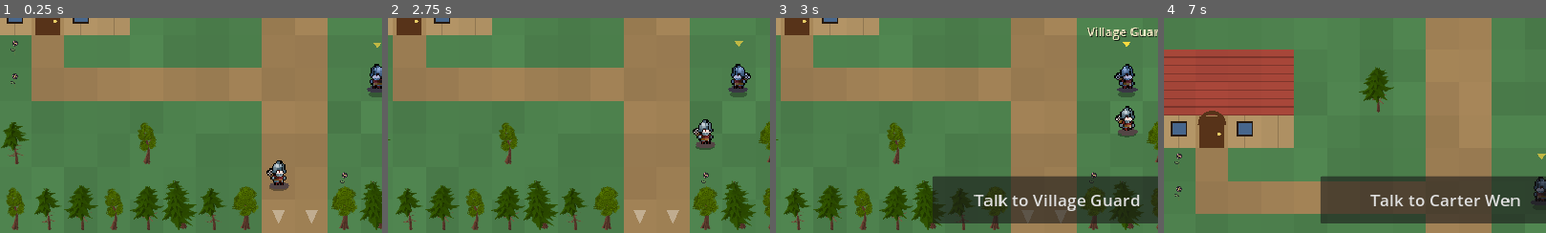
Above: before the commit, frames 1-4 (left to right).
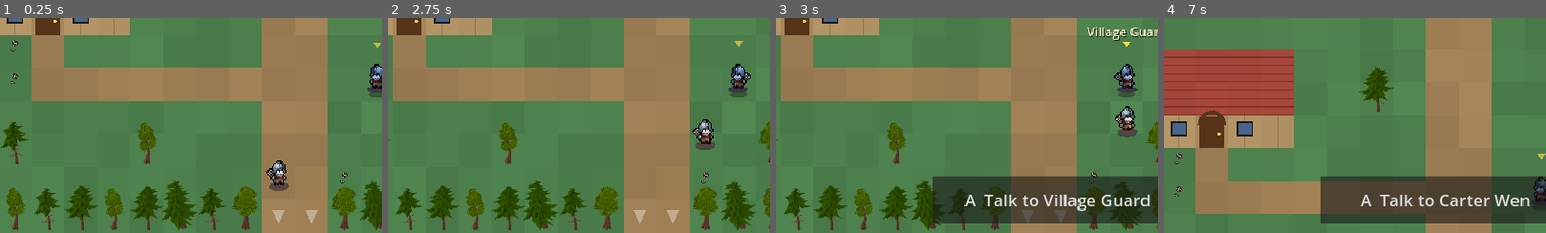
Above: after the commit, the same moments.

Repository: ninjun42215-gif/KindleWake
Game: Godot game, scene res://Location.tscn
The game is run twice, just before and just after one commit, with the same random seed, the same clock (stepped at 60 frames per second) and the same inputs. This scene is started directly instead of the project's main scene.
Inputs (mouse positions are % of the whole screen's width and height, from its top left):
- Up to frame 1 (0.25 s): no input
- Up to frame 2 (2.75 s): click "RUN" at 0.5 s; click "RUN: ON" at 1.25 s; tap Enter at 2 s; drag from (8, 87) to (60, 28) at 2.02 s
- Up to frame 3 (3 s): drag from (80, 65) to (45, 70) at 2.77 s
- Up to frame 4 (7 s): move the mouse to (20, 35) at 3.52 s; hold Left (ui_left) 3.53-4.25 s; hold Shift (sprint) 3.53-4.25 s; tap E (interact) at 3.8, 5.1, 6.6 s; drag from (55, 50) to (20, 35) at 4.27 s; move the mouse to (35, 25) at 5.02 s; hold Down (ui_down) 5.03-5.75 s; drag from (72, 45) to (35, 25) at 5.77 s; move the mouse to (30, 55) at 6.52 s; hold Up (ui_up) from 6.53 s (still down); click (30, 55) at 6.67 s
The pictures show only the part of the screen within x 13-63%, y 50-100%; the shares and areas given below are measured in that part.

Frames 1-2 are identical in both runs. In frame 3, 1.6% of the frame differs, in the area x 49-98%, y 82-90%; in frame 4, 1.4%.

Commit message:
feat: support controller confirm for town and dungeon interactions

Diff:
--- a/Kindlewake/scripts/ui/location_scene.gd
+++ b/Kindlewake/scripts/ui/location_scene.gd
@@ -119,6 +119,8 @@
         else:
             _move(delta)
         _update_near()
+        if Input.is_action_just_pressed("interact") and not near_spot.is_empty():
+            _on_prompt_pressed()
     _update_camera(false)
     _update_hud()
     queue_redraw()
@@ -219,7 +221,7 @@
     prompt_btn.visible = not best.is_empty() and not panel_open
     if not best.is_empty():
         var verb: String = "Talk to" if bool(best.get("npc", false)) else "Use"
-        prompt_btn.text = "%s %s" % [verb, str(best.get("name", ""))]
+        prompt_btn.text = "A  %s %s" % [verb, str(best.get("name", ""))]
 
 
 func _on_prompt_pressed() -> void:
